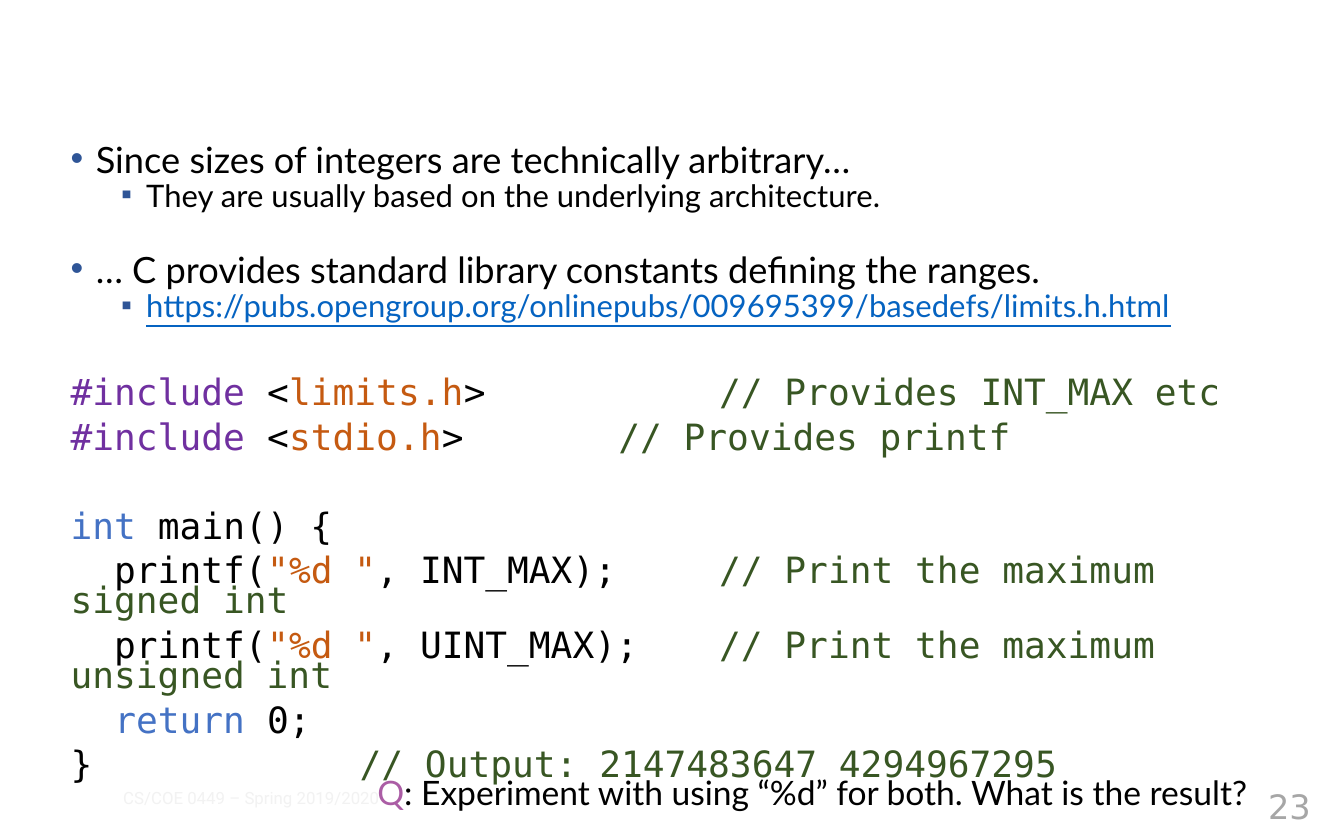
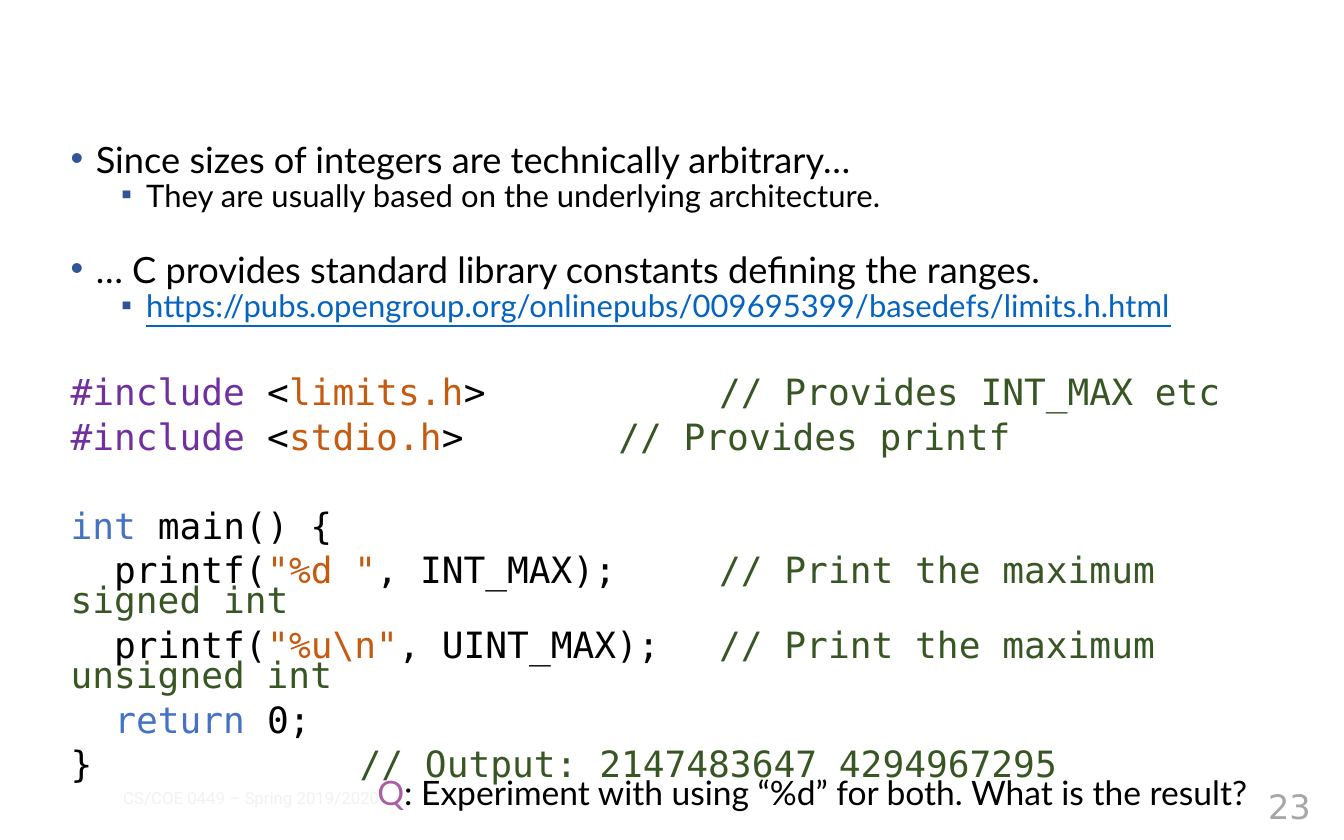
Before and after one commit to wilkie/cs449, a slide deck: slide 23 of slides/02_CS449_Data-Representation.pptx. Drawn at 1344x840 pixels with LibreOffice and Linux fonts; fonts in the diff are those of the drawing; background and template pictures are left out. Boxes give left, top, right and bottom in pixels: in the first picture for what was removed or moved away, otherwise in the second. Text is boxed around its words. In the diff, an @@ line names an element or a change of style, - is before the commit and + after.

Commit message:
Updates slides.

```diff
--- a/slides/02_CS449_Data-Representation.pptx
+++ b/slides/02_CS449_Data-Representation.pptx
@@ text at (x1=71, y1=630, x2=1155, y2=696): text changed @@
-printf("%d ", UINT_MAX); // Print the maximum unsigned int
+printf("%u\n", UINT_MAX); // Print the maximum unsigned int
```
Also in this commit, not shown: 1 other file.
